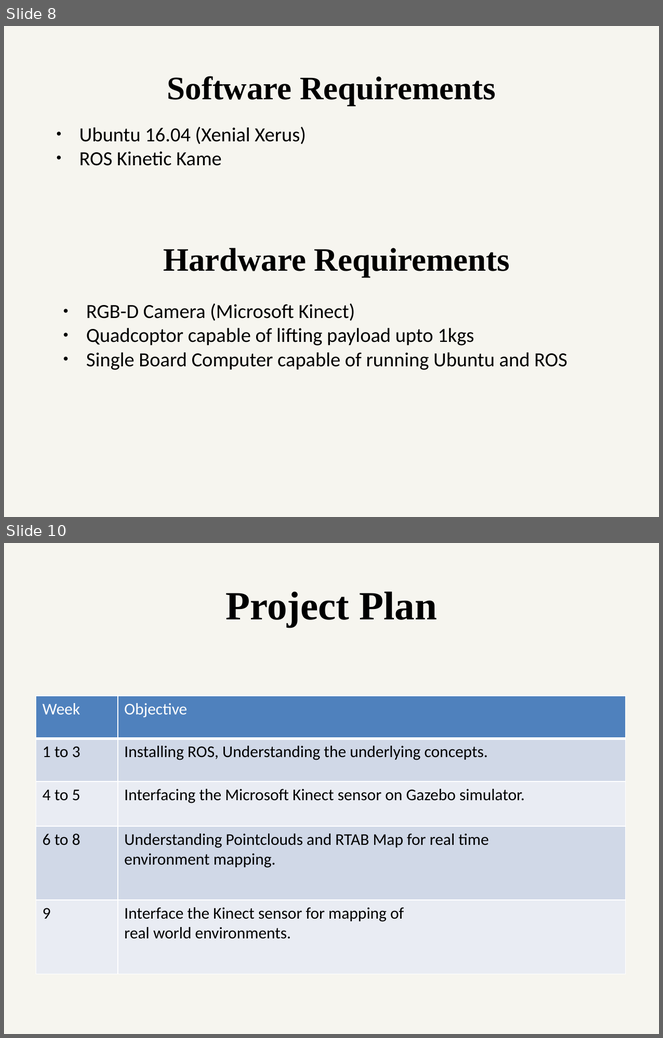
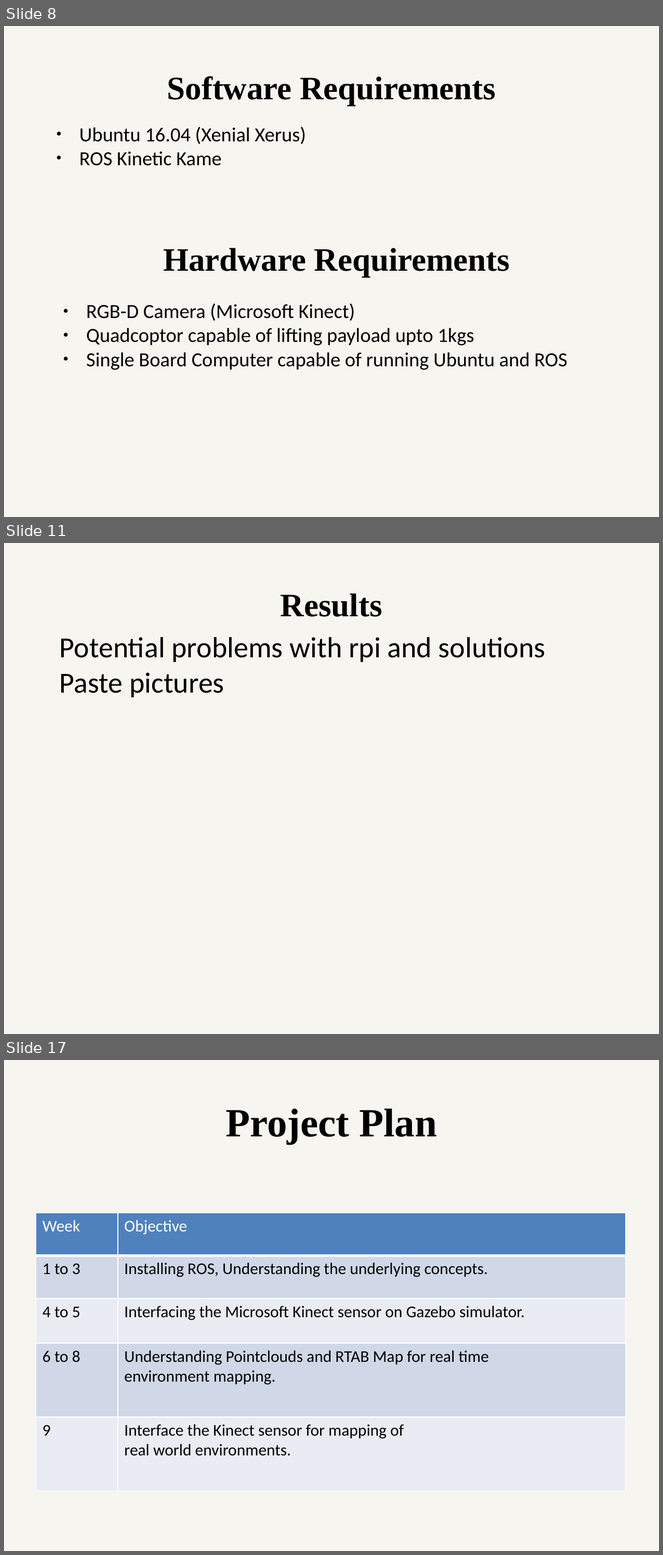
Before and after one commit to ETRX-Batch-2019/Robot-Development-using-ROS, a slide deck: Presentation/4-Aug/Robot-dev-using-ROS.pptx. Shown one above the other, each under a label of ours: slides 8 and 10 before the commit, slides 8, 11 and 17 after it; the slides between them are not shown. The pictures are 663x1038 and 663x1555 pixels, drawn with LibreOffice and Linux fonts; fonts in the diff are those of the drawing. Boxes give left, top, right and bottom in pixels: in the first picture for what was removed or moved away, otherwise in the second. Text is boxed around its words. In the diff, an @@ line names an element or a change of style, - is before the commit and + after.

```diff
--- a/Presentation/4-Aug/Robot-dev-using-ROS.pptx
+++ b/Presentation/4-Aug/Robot-dev-using-ROS.pptx
@@ slide 11 added at (x1=4, y1=543, x2=659, y2=1034), background #EEECE1 at 51% opacity @@
@@ text added at (x1=281, y1=593, x2=383, y2=617), 36 pt, text #000000, bold @@
+Results
@@ text added at (x1=60, y1=637, x2=546, y2=697), 32 pt, text #000000 @@
+Potential problems with rpi and solutions
+Paste pictures
@@ what was slide 10 is now slide 17 @@
```
Also in this commit, not shown: 1 slide changed, 6 other slides added.
